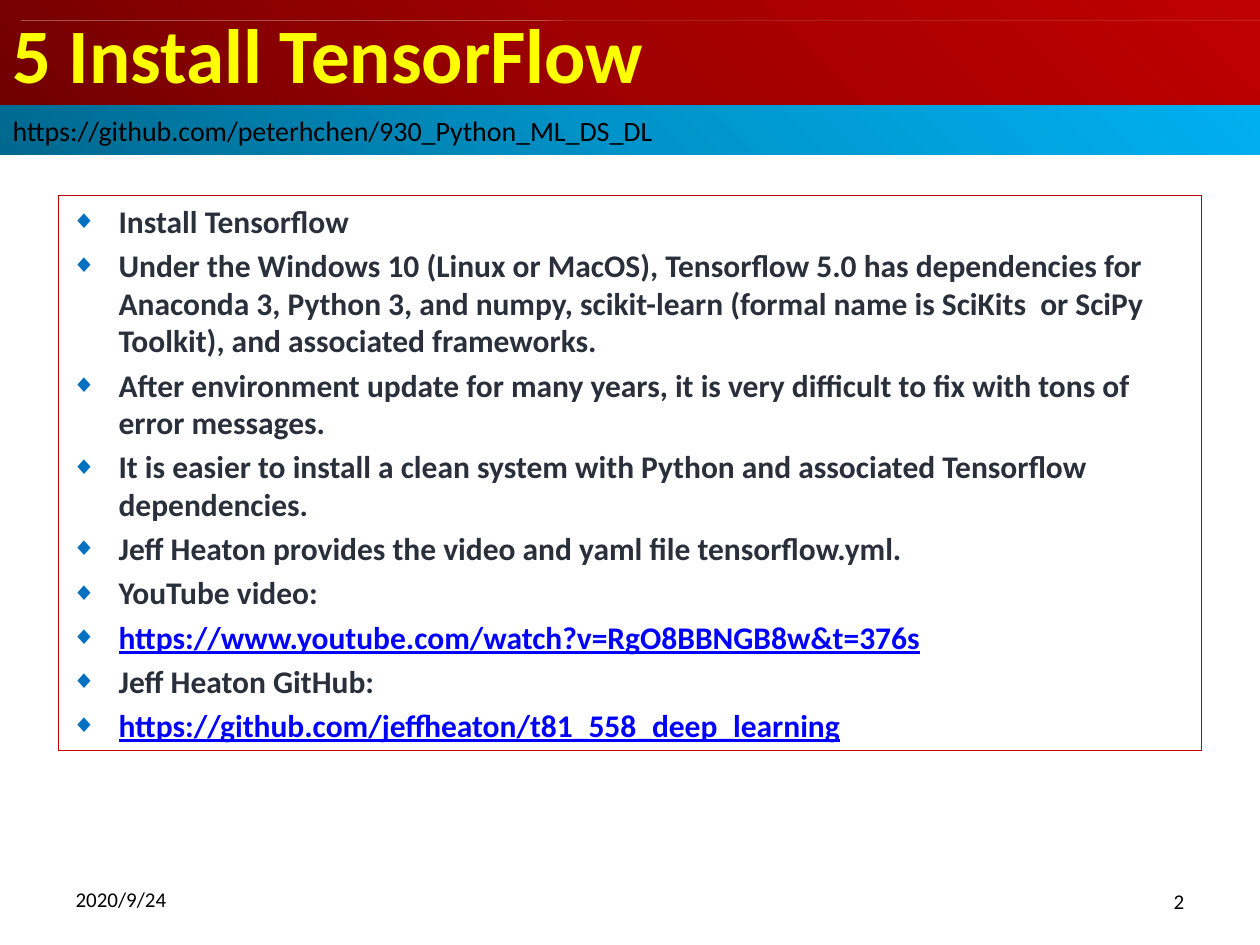
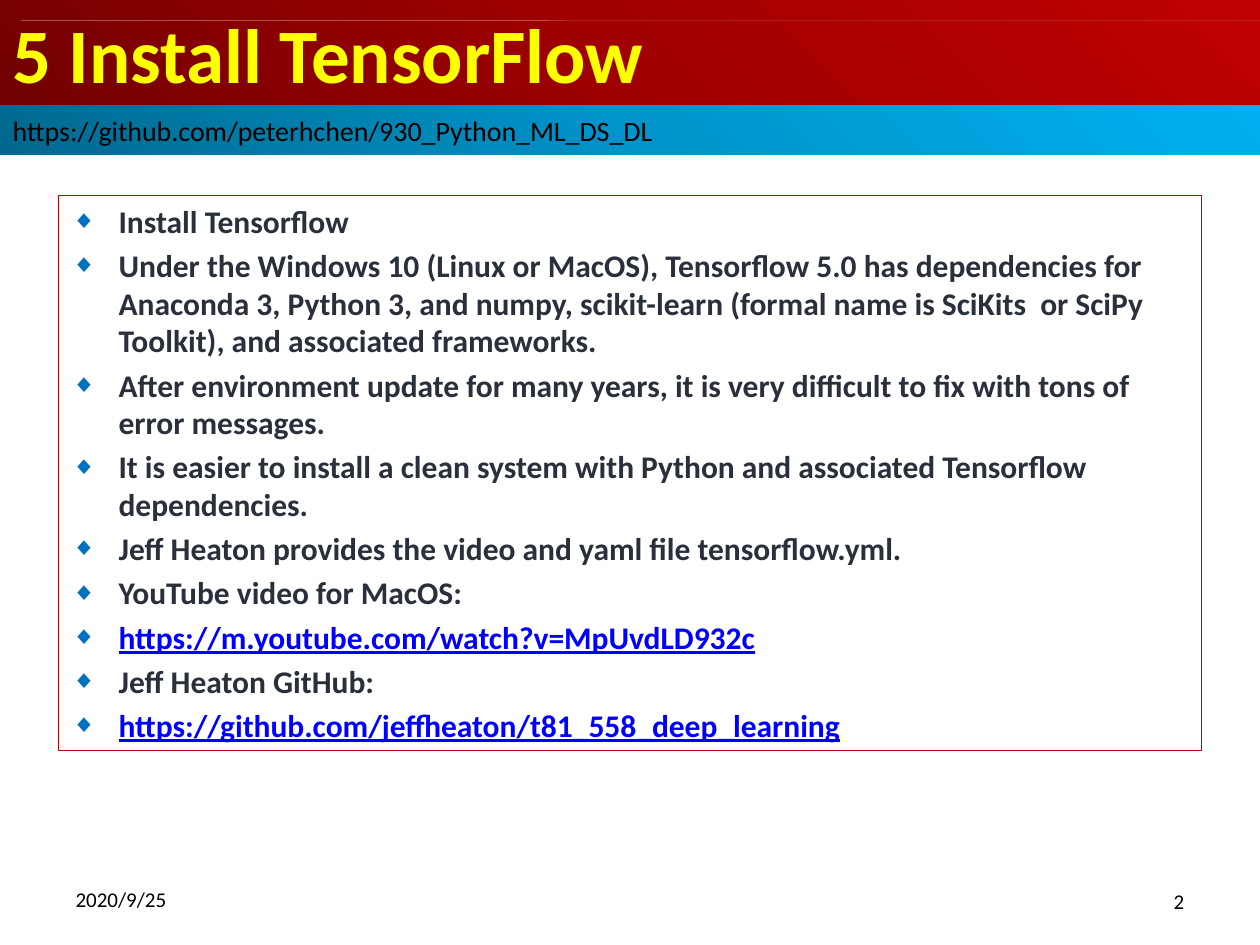
Before and after one commit to peterhchen/900_Python_ML_DS_DL, a slide deck: slide 2 of 005_SetupRunTensorflowMacOS.pptx. Drawn at 1260x945 pixels with LibreOffice and Linux fonts; fonts in the diff are those of the drawing. Boxes give left, top, right and bottom in pixels: in the first picture for what was removed or moved away, otherwise in the second. Text is boxed around its words. In the diff, an @@ line names an element or a change of style, - is before the commit and + after.

```diff
--- a/005_SetupRunTensorflowMacOS.pptx
+++ b/005_SetupRunTensorflowMacOS.pptx
@@ subtitle at [119,582,755,654]: text changed @@
-◆ YouTube video:
-◆ https://www.youtube.com/watch?v=RgO8BBNGB8w&t=376s
+◆ YouTube video for MacOS:
+◆ https://m.youtube.com/watch?v=MpUvdLD932c
@@ text at [76,892,167,908]: text changed @@
-2020/9/24
+2020/9/25
```
Also in this commit, not shown: 26 other slides changed, 1 other file.
